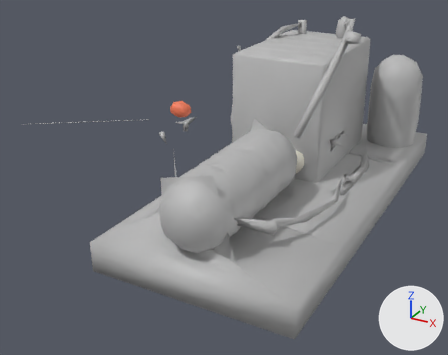
What one commit did to the glTF model LIMINAL V13/data/models/ent_rat_trap_l2.glb.
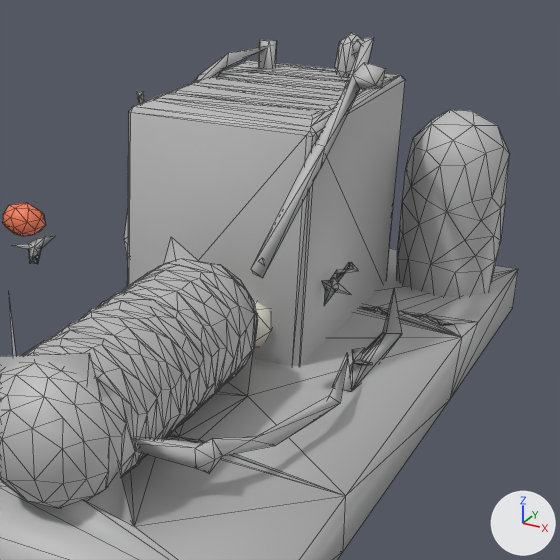
Each version is shown whole from a 50 mm camera at (0.372, -0.699, 0.343) aimed at (0.002, -0.027, 0.007), then close up on the part from 38% to 100% of the width and 0% to 79% of the height. The lights are fixed; the arrows at lower right show +X, +Y and +Z. The last two pictures show the newer version. The close-ups show mesh edges as thin lines.

The first close-up shows 'batterie_l2', 'brett_l2', 'dose_l2', 'funke_l2', 'kabel_l2', 'kappe_l2', 'leuchte_l2', 'pole_l2', 'wicklung_l2' and 1 more.
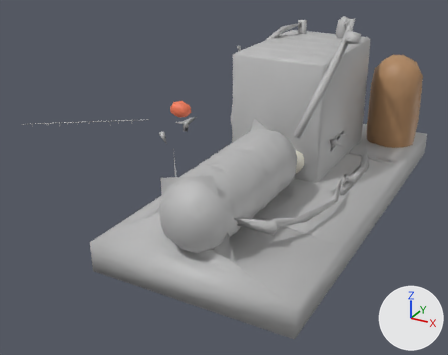
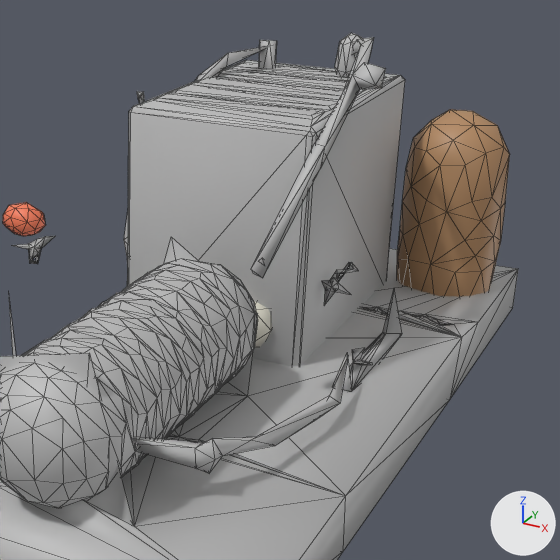
Edits to the bpy script that builds the scene:
```text
Change mat_fm_ent_ob_rust_look_plastic__ent_ob_rust:
    mat_fm_ent_ob_rust_look_plastic__ent_ob_rust.base_color: (0.5, 0.5, 0.5) -> (0.45, 0.25, 0.12)  # grey #bcbcbc -> orange #b38961
```

Pixel boxes (x1, y1, x2, y2) of what changed, in the close-ups (560 x 560 px):
'dose_l2', recoloured (grey to orange)
    both: (397, 109, 510, 297)
